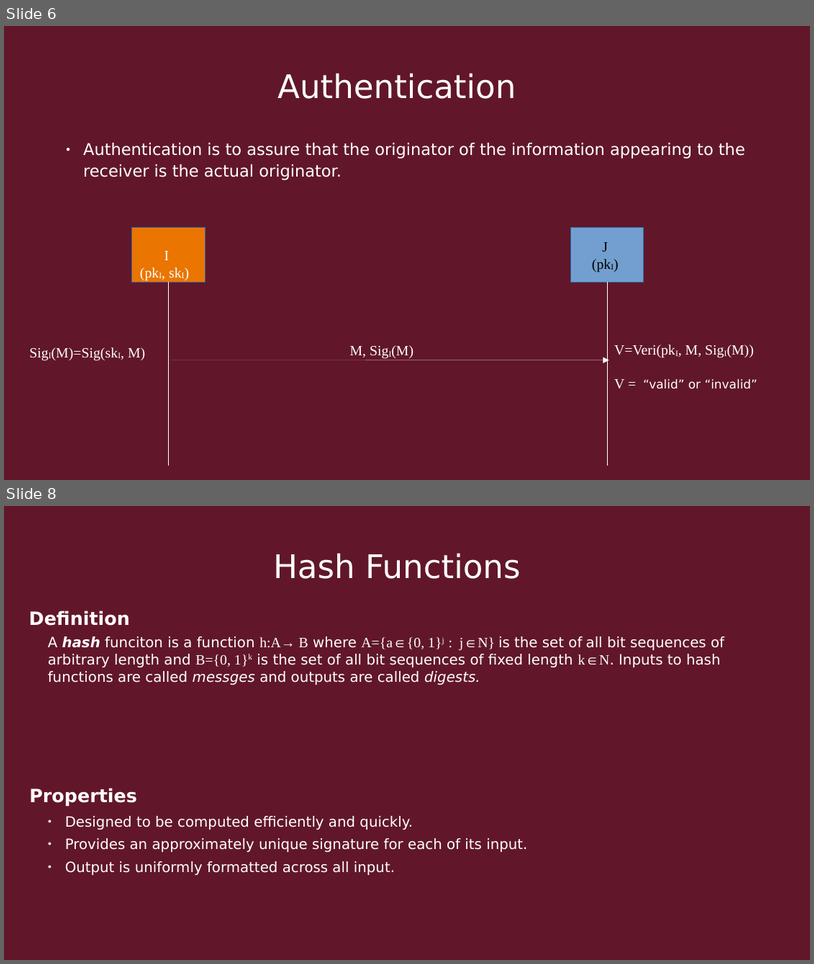
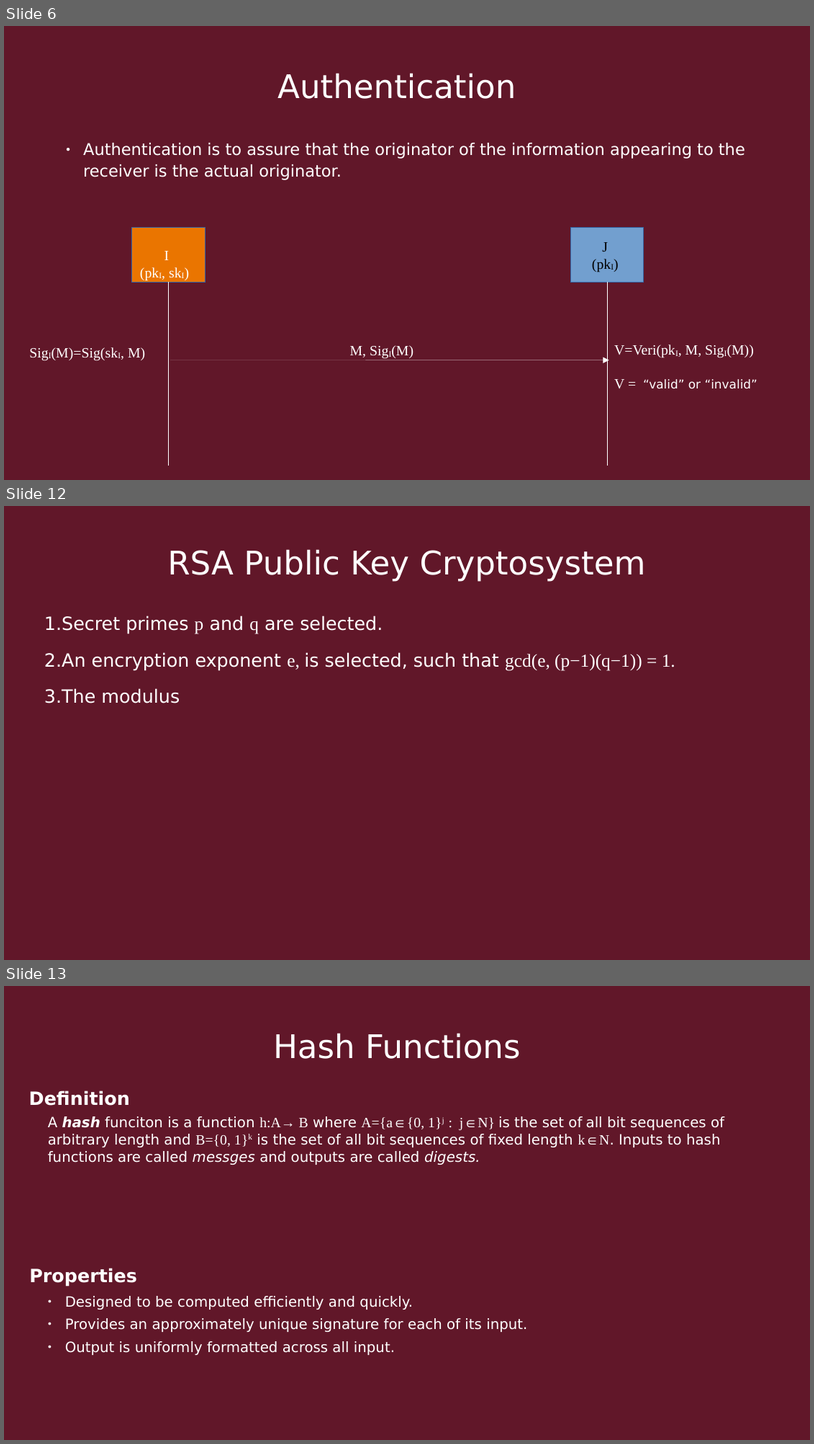
Before and after one commit to Quin-Darcy/seccom, a slide deck: presentation/cryptography_and_network_protocols.odp. Shown one above the other, each under a label of ours: slides 6 and 8 before the commit, slides 6, 12 and 13 after it; the slides between them are not shown. The pictures are 814x964 and 814x1444 pixels, drawn with LibreOffice and Linux fonts; fonts in the diff are those of the drawing. Boxes give left, top, right and bottom in pixels: in the first picture for what was removed or moved away, otherwise in the second. Text is boxed around its words. In the diff, an @@ line names an element or a change of style, - is before the commit and + after.

```diff
--- a/presentation/cryptography_and_network_protocols.odp
+++ b/presentation/cryptography_and_network_protocols.odp
@@ slide 12 added at [4,506,810,960], background #611729 @@
@@ title added at [167,549,646,582], 32 pt, text #FFFFFF @@
+RSA Public Key Cryptosystem
@@ text added at [44,615,676,703], 18 pt, text #FFFFFF @@
+1. Secret primes p and q are selected.
+2. An encryption exponent e, is selected, such that gcd(e, (p−1)(q−1)) = 1.
+3. The modulus
@@ what was slide 8 is now slide 13 @@
```
Also in this commit, not shown: 3 slides changed, 5 other slides added, 3 other files.
